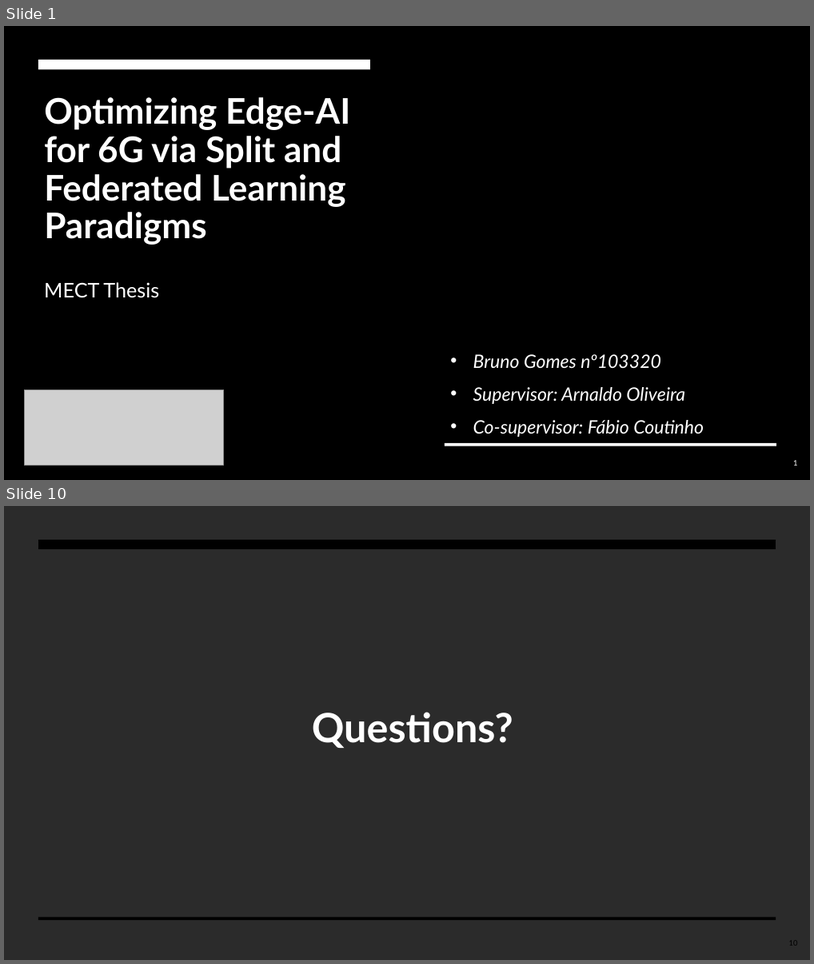
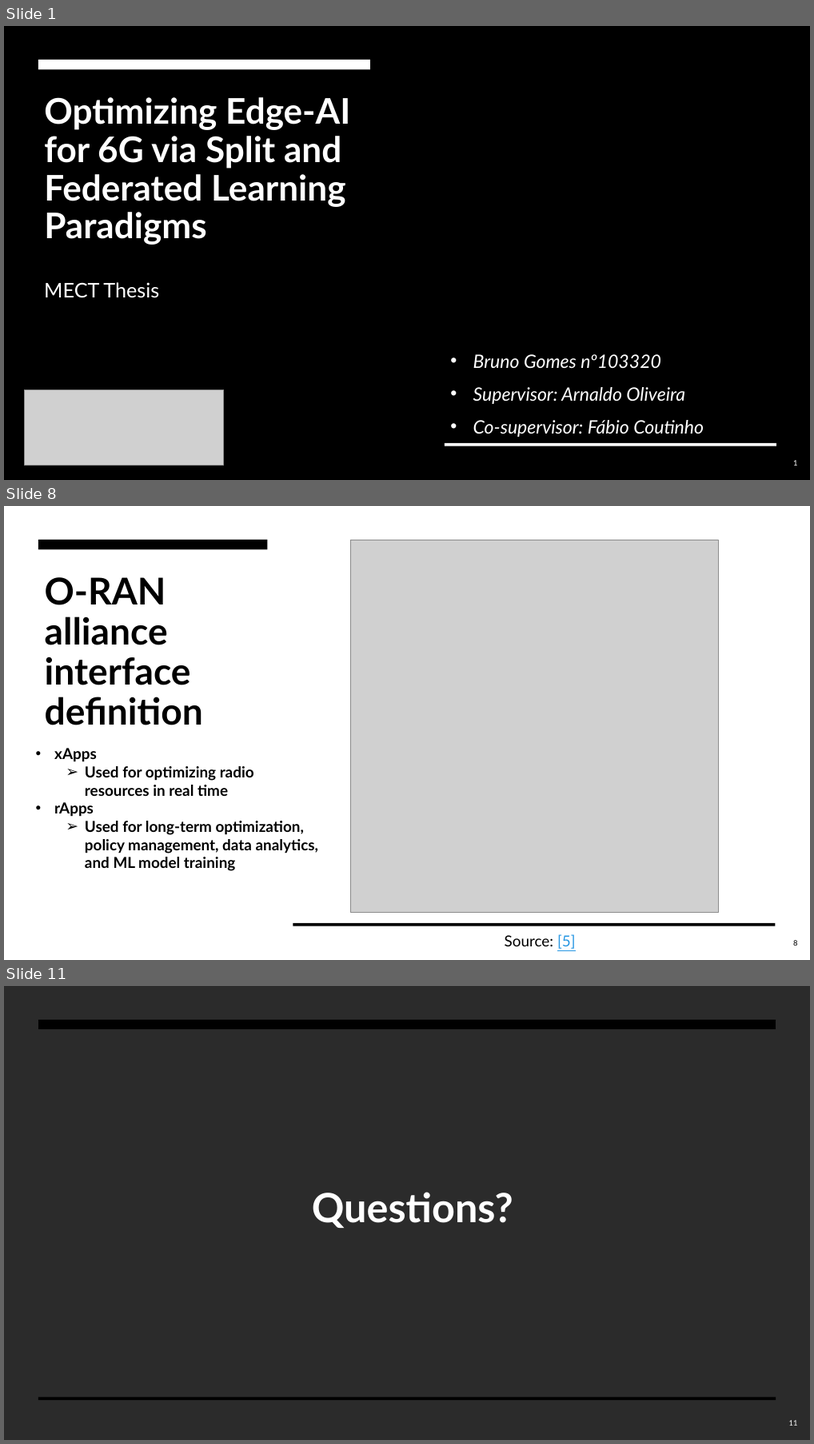
Before and after one commit to BrunoGomes22/MECT-Thesis, a slide deck: Presentations/apresentacao_tese_10min.pptx. Shown one above the other, each under a label of ours: slides 1 and 10 before the commit, slides 1, 8 and 11 after it; the slides between them are not shown. The pictures are 814x964 and 814x1444 pixels, drawn with LibreOffice and Linux fonts; fonts in the diff are those of the drawing; grey boxes stand for pictures; background and template pictures are left out; a plain dark background stands for a picture behind light text. Boxes give left, top, right and bottom in pixels: in the first picture for what was removed or moved away, otherwise in the second. Text is boxed around its words. In the diff, an @@ line names an element or a change of style, - is before the commit and + after.

```diff
--- a/Presentations/apresentacao_tese_10min.pptx
+++ b/Presentations/apresentacao_tese_10min.pptx
@@ slide 8 added at [4,506,810,960], background #FFFFFF @@
@@ rectangle added at [4,506,810,960], fill #FFFFFF @@
@@ rectangle added at [38,540,268,549], fill #000000 @@
@@ picture added at [350,540,718,912] @@
@@ title added at [45,577,203,725], 44 pt, text #000000, bold @@
+O-RAN alliance interface definition
@@ text added at [54,748,318,871], 18 pt, text #000000, bold @@
+• xApps
+  ➢ Used for optimizing radio resources in real time
+• rApps
+  ➢ Used for long-term optimization, policy management, data analytics, and ML model training
@@ rectangle added at [293,923,776,926], fill #000000 @@
@@ text added at [505,934,576,948], 18 pt, text #000000 @@
+Source: [5]
@@ page number added at [794,940,798,945], 9 pt, text #000000 @@
+8
@@ what was slide 10 is now slide 11 @@
@@ page number at [790,1420,798,1425]: text changed; text colour #000000 to #F7F7F7 @@
-10
+11
```
Also in this commit, not shown: 4 slides changed, 6 other slides added, 4 slides removed.
